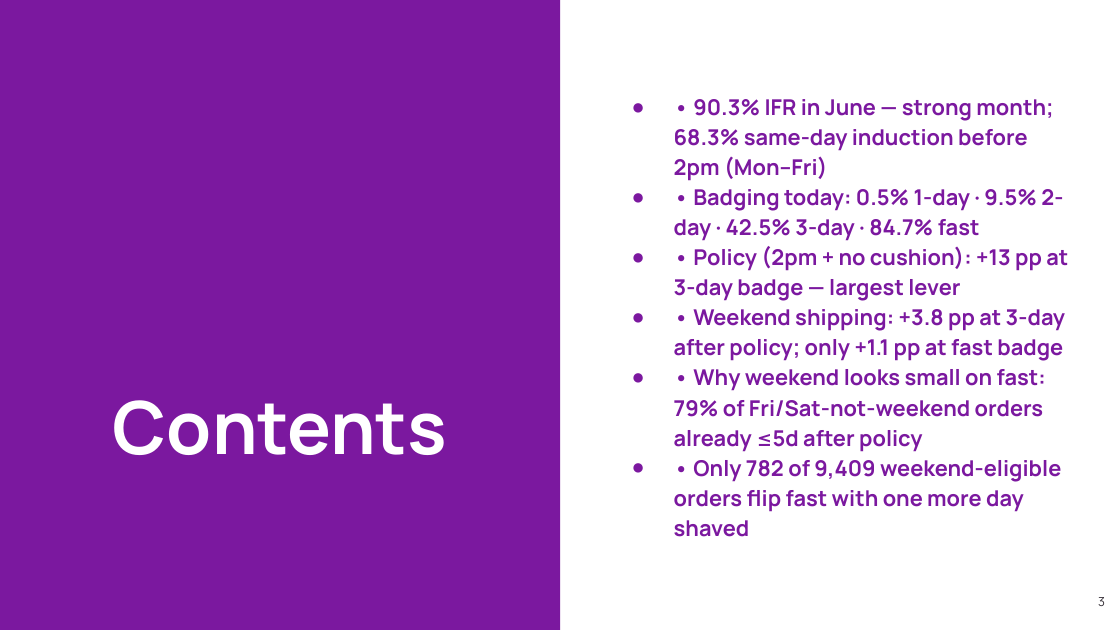
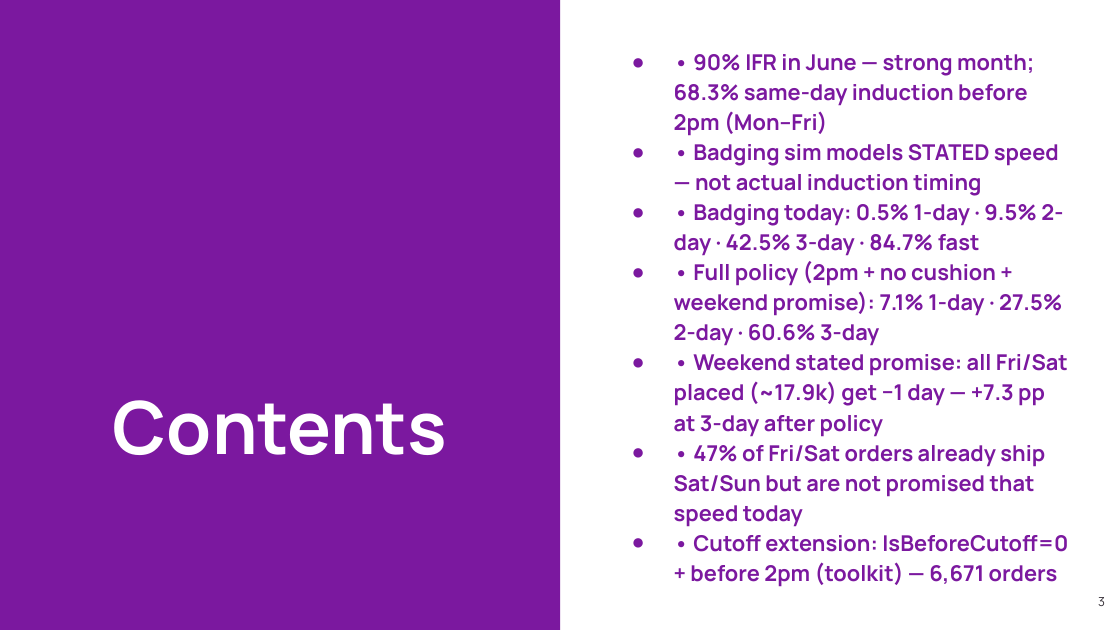
Before and after one commit to et844p/O2S, a slide deck: slide 3 of output/safavieh/Safavieh_CEO_June_MSBD.pptx. Drawn at 1120x630 pixels with LibreOffice and Linux fonts; fonts in the diff are those of the drawing; background and template pictures are left out. Boxes give left, top, right and bottom in pixels: in the first picture for what was removed or moved away, otherwise in the second. Text is boxed around its words. In the diff, an @@ line names an element or a change of style, - is before the commit and + after.

```diff
--- a/output/safavieh/Safavieh_CEO_June_MSBD.pptx
+++ b/output/safavieh/Safavieh_CEO_June_MSBD.pptx
@@ text at <box>674,54,1059,196</box>: text changed @@
-● • 90.3% IFR in June — strong month; 68.3% same-day induction before 2pm (Mon–Fri)
+● • 90% IFR in June — strong month; 68.3% same-day induction before 2pm (Mon–Fri)
+● • Badging sim models STATED speed — not actual induction timing
@@ text at <box>674,261,1068,587</box>: text changed @@
-● • Policy (2pm + no cushion): +13 pp at 3-day badge — largest lever
-● • Weekend shipping: +3.8 pp at 3-day after policy; only +1.1 pp at fast badge
-● • Why weekend looks small on fast: 79% of Fri/Sat-not-weekend orders already ≤5d after policy
-● • Only 782 of 9,409 weekend-eligible orders flip fast with one more day shaved
+● • Full policy (2pm + no cushion + weekend promise): 7.1% 1-day · 27.5% 2-day · 60.6% 3-day
+● • Weekend stated promise: all Fri/Sat placed (~17.9k) get −1 day — +7.3 pp at 3-day after policy
+● • 47% of Fri/Sat orders already ship Sat/Sun but are not promised that speed today
+● • Cutoff extension: IsBeforeCutoff=0 + before 2pm (toolkit) — 6,671 orders
```
Also in this commit, not shown: 2 other slides changed, 18 other files.
